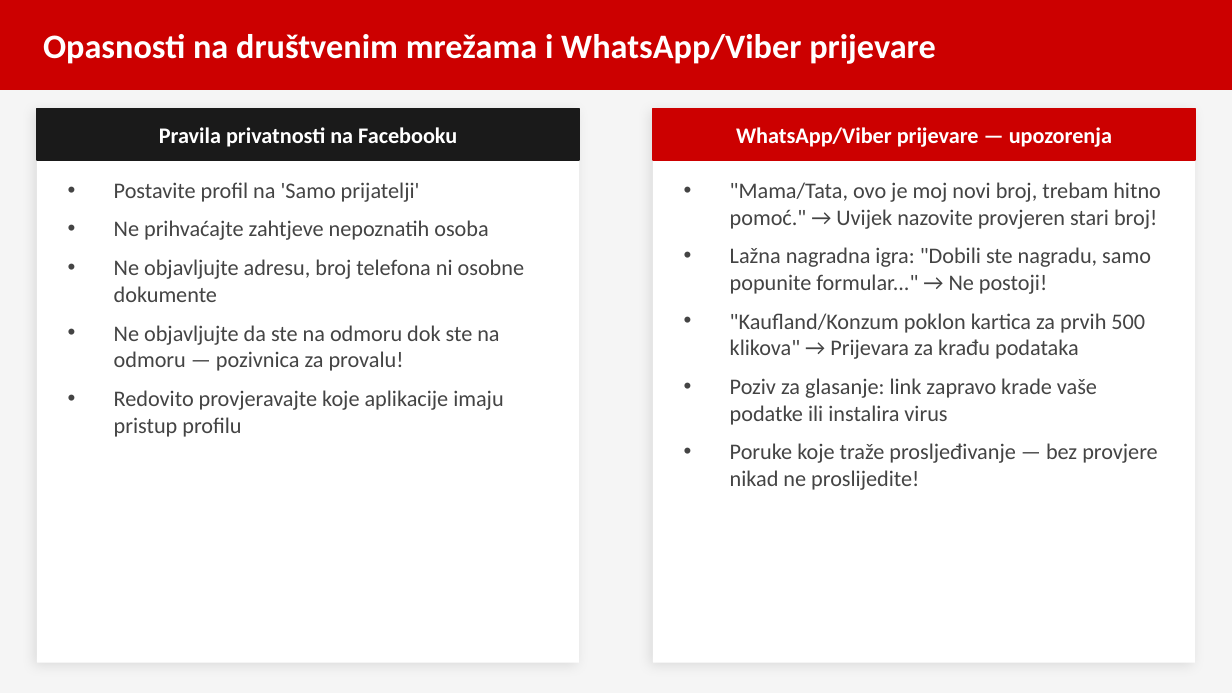
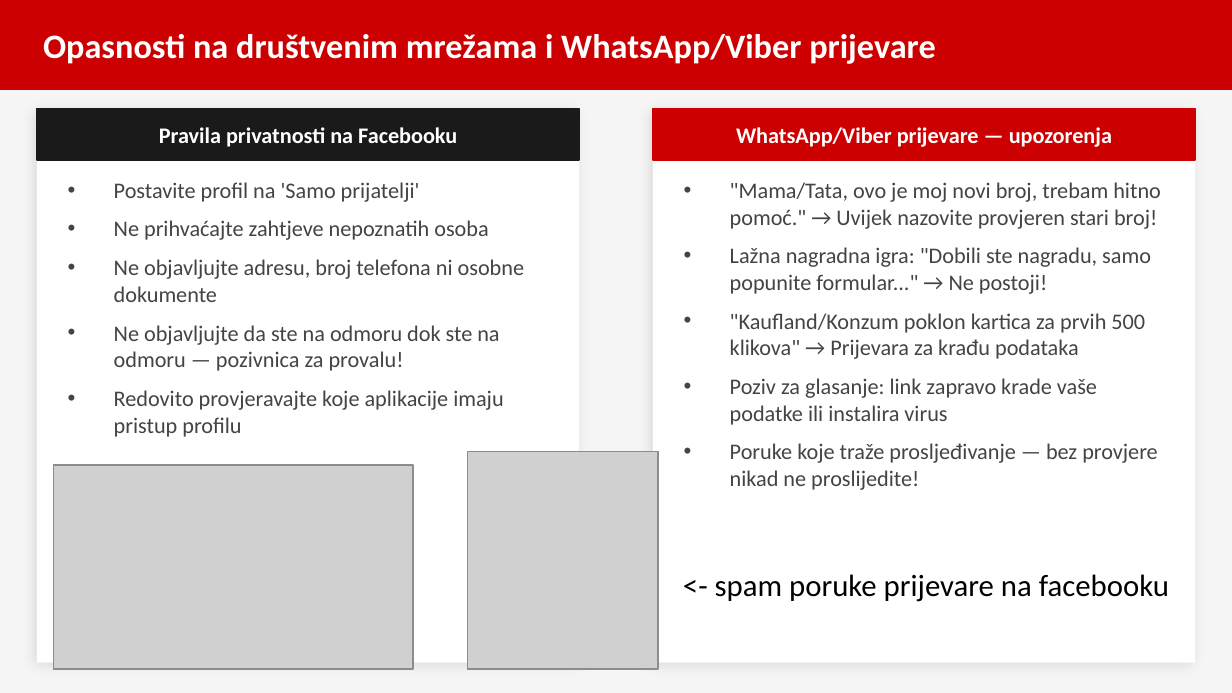
Before and after one commit to brunobilandzic/dipl, a slide deck: slide 8 of praksa/RAST/izradaprezentacije/Sigurnost_na_internetu_prezentacija.pptx. Drawn at 1232x693 pixels with LibreOffice and Linux fonts; fonts in the diff are those of the drawing; grey boxes stand for pictures. Boxes give left, top, right and bottom in pixels: in the first picture for what was removed or moved away, otherwise in the second. Text is boxed around its words. In the diff, an @@ line names an element or a change of style, - is before the commit and + after.

Commit message:
social media screenshots

```diff
--- a/praksa/RAST/izradaprezentacije/Sigurnost_na_internetu_prezentacija.pptx
+++ b/praksa/RAST/izradaprezentacije/Sigurnost_na_internetu_prezentacija.pptx
@@ picture added at (x1=53, y1=466, x2=413, y2=669) @@
@@ picture added at (x1=467, y1=451, x2=658, y2=669) @@
@@ text added at (x1=715, y1=574, x2=1169, y2=602), 18 pt, text #000000 @@
+<- spam poruke prijevare na facebooku
```
